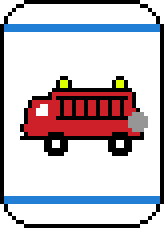
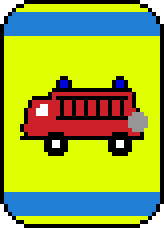
Revision of a layered 164x228 image; what changed, layer by layer:
painted on "Truck body" over [36, 80, 124, 96]
painted on "Truck wheels" over [68, 140, 108, 148]
painted on "Color bands" over [4, 12, 160, 216]
painted on "Background" over [4, 4, 160, 224]
